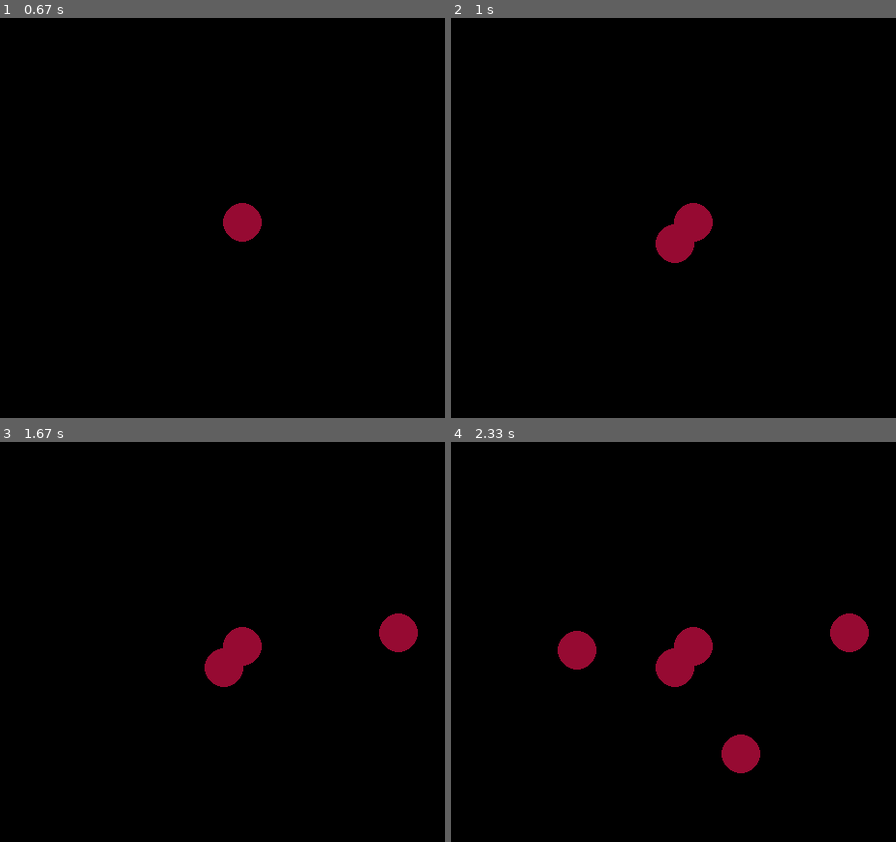
Above: before the commit, frames 1-4 (two rows, left to right).
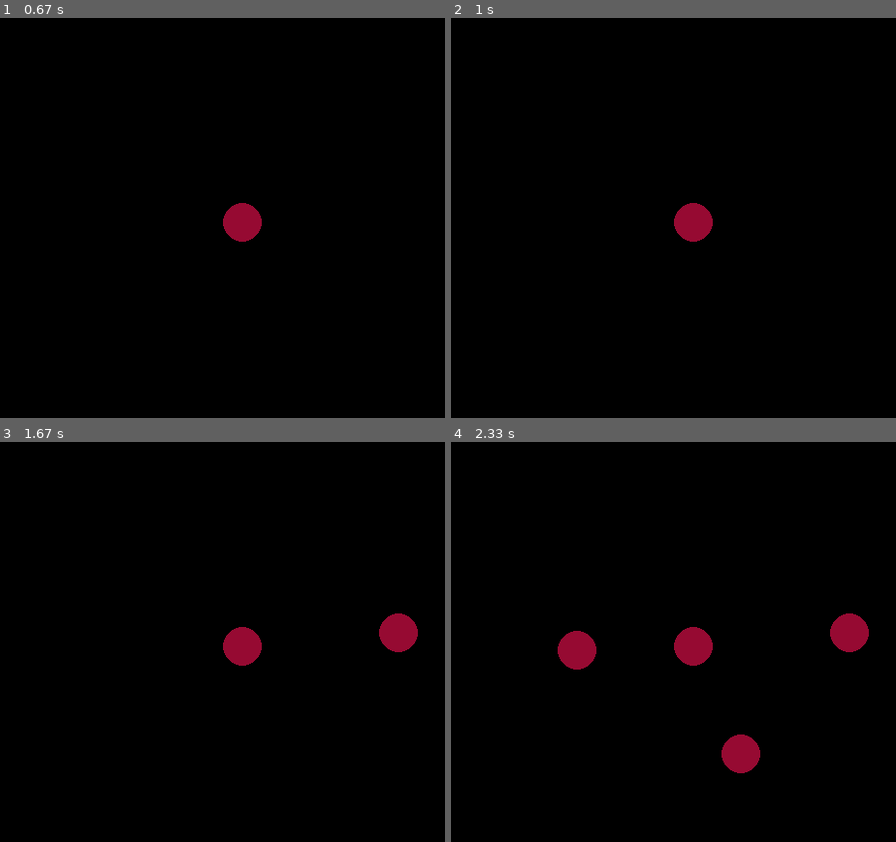
Above: after the commit, the same moments.

Repository: AndreyAD1/mipt_course
Game: pygame game, started from lesson_20_oop/ex_3_balls_with_oop.py
The game is run twice, just before and just after one commit, with the same random seed, the same clock (stepped at 60 frames per second) and the same inputs.
Inputs (mouse positions are in pixels of both pictures, inside the frame that each line leads up to):
- Up to frame 1 (0.67 s): click (240, 222) at 0.38 s
- Up to frame 2 (1 s): click (673, 242) at 0.72 s
- Up to frame 3 (1.67 s): click (400, 634) at 1.05 s
- Up to frame 4 (2.33 s): click (575, 650) at 1.88 s; click (740, 754) at 2.22 s

Frame 1 is identical in both runs. In frame 2, 0.5% of the frame differs, in the area x 45-55%, y 51-62%; in frame 3, 0.5%; in frame 4, 0.5%.

Commit message:
Fix the bug when ball appears inside the other ball.

Diff:
--- a/lesson_20_oop/ex_3_balls_with_oop.py
+++ b/lesson_20_oop/ex_3_balls_with_oop.py
@@ -72,8 +72,8 @@
         if y_border:
             self.velocity.y = -self.velocity.y
 
-    def change_direction_after_ball_collision(self):
-        ball_2 = self.collided_ball
+    def change_direction_after_ball_collision(self, ball_2):
+        # ball_2 = self.collided_ball
         collision_unit_vector = (self.coords - ball_2.coords).unit_vector
         mass_sum = self.mass + ball_2.mass
         add_1 = -2 * ball_2.mass / mass_sum * self.momentum
@@ -124,6 +124,15 @@
     def click_is_on_the_ball(self, click_coords: Tuple[int]):
         hit_by_x = self.left_edge < click_coords[0] < self.right_edge
         hit_by_y = self.upper_edge < click_coords[1] < self.lower_edge
+        return hit_by_x and hit_by_y
+
+    def click_near_the_ball(self, click_coords: Tuple[int]):
+        left_blind_space = self.left_edge - self.radius
+        right_blind_space = self.right_edge + self.radius
+        upper_blind_space = self.upper_edge - self.radius
+        lower_blind_space = self.lower_edge + self.radius
+        hit_by_x = left_blind_space < click_coords[0] < right_blind_space
+        hit_by_y = upper_blind_space < click_coords[1] < lower_blind_space
         return hit_by_x and hit_by_y
 
     def change_color(self):
@@ -175,17 +184,19 @@
                 balls = [Ball(Vector(x_coord, y_coord))]
             continue
 
-        for ball_1, ball_2 in combinations(balls, 2):
-            distance_between_balls = (ball_1.coords - ball_2.coords).length
-            if distance_between_balls <= ball_1.radius + ball_2.radius:
-                ball_1.collided_ball = ball_2
-                ball_2.collided_ball = ball_1
+        # for ball_1, ball_2 in combinations(balls, 2):
+        #     distance_between_balls = (ball_1.coords - ball_2.coords).length
+        #     if distance_between_balls <= ball_1.radius + ball_2.radius:
+        #         ball_1.collided_ball = ball_2
+        #         ball_2.collided_ball = ball_1
 
         for ball in balls:
-            if click_position and ball.click_is_on_the_ball(click_position):
-                click_on_blank_space = False
-                ball.change_color()
-                ball.switch_manual_control()
+            if click_position:
+                if ball.click_near_the_ball(click_position):
+                    click_on_blank_space = False
+                if ball.click_is_on_the_ball(click_position):
+                    ball.change_color()
+                    ball.switch_manual_control()
 
             ball.refresh_coordinates(dt)
             x_border_reached = (
@@ -199,19 +210,19 @@
                 y_border_reached
             )
 
-            if ball.collided_ball:
-                ball.change_direction_after_ball_collision()
+            # if ball.collided_ball:
+            #     ball.change_direction_after_ball_collision()
 
             if ball.manual_control:
                 ball.accelerate(acceleration)
 
             ball.slow_down(friction_coefficient)
 
-        # for ball_1, ball_2 in combinations(balls, 2):
-        #     distance_between_balls = (ball_1.coords - ball_2.coords).length
-        #     if distance_between_balls <= ball_1.radius + ball_2.radius:
-        #         ball_1.change_direction_after_ball_collision(ball_2)
-        #         ball_2.change_direction_after_ball_collision(ball_1)
+        for ball_1, ball_2 in combinations(balls, 2):
+            distance_between_balls = (ball_1.coords - ball_2.coords).length
+            if distance_between_balls <= ball_1.radius + ball_2.radius:
+                ball_1.change_direction_after_ball_collision(ball_2)
+                ball_2.change_direction_after_ball_collision(ball_1)
 
         if click_position and click_on_blank_space:
             x_coord, y_coord = click_position
